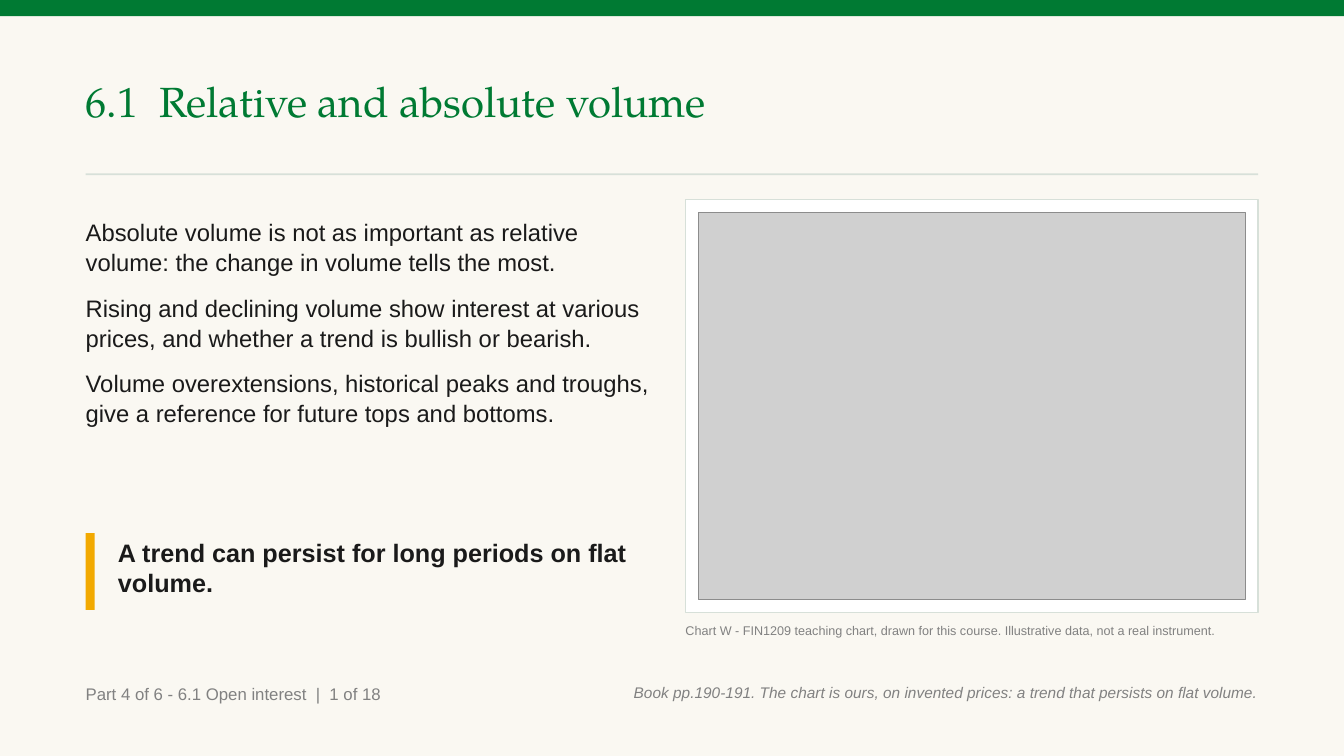
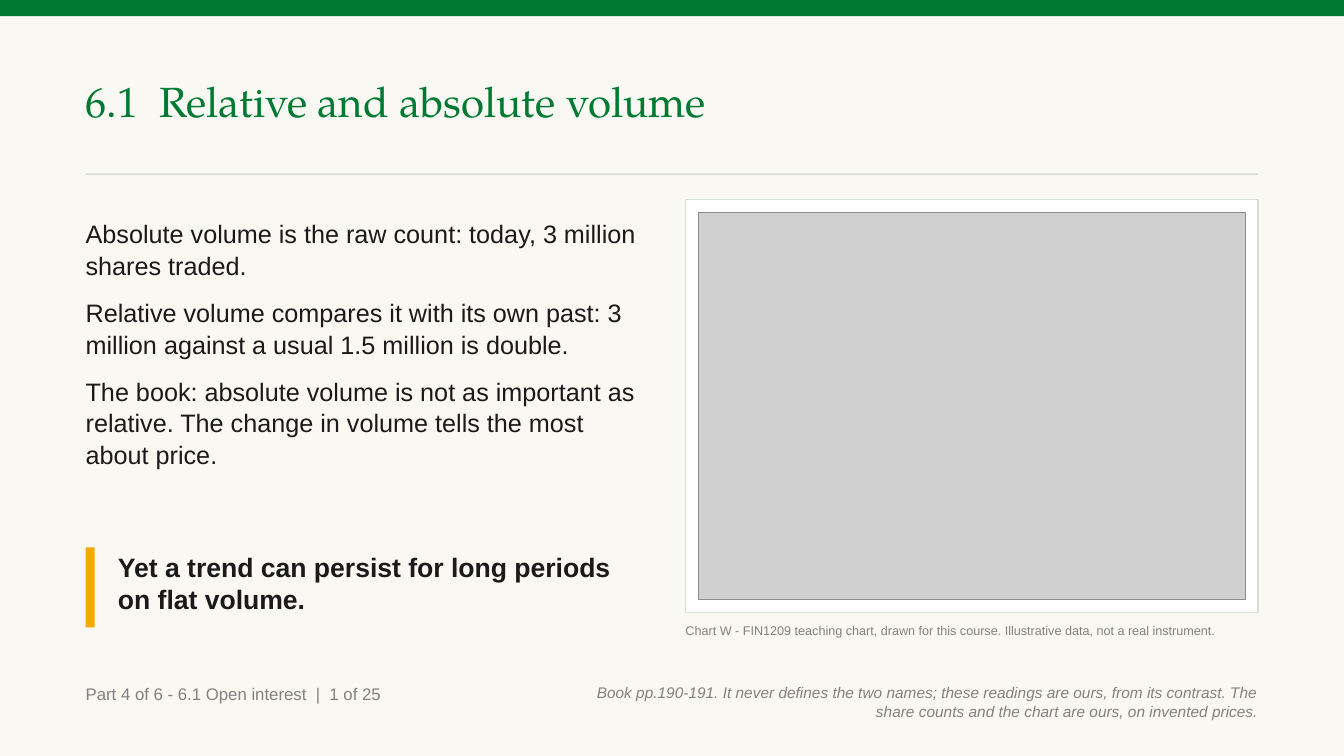
Before and after one commit to benjiesotelo-sudo/Telos_FIN1209, a slide deck: slide 52 of chapter-06/FIN1209-Chapter-06-Student-Edition.pptx (slide 56 before the commit). Drawn at 1344x756 pixels with LibreOffice and Linux fonts; fonts in the diff are those of the drawing; grey boxes stand for pictures. Boxes give left, top, right and bottom in pixels: in the first picture for what was removed or moved away, otherwise in the second. Text is boxed around its words. In the diff, an @@ line names an element or a change of style, - is before the commit and + after.

```diff
--- a/chapter-06/FIN1209-Chapter-06-Student-Edition.pptx
+++ b/chapter-06/FIN1209-Chapter-06-Student-Edition.pptx
@@ text at (86,224,635,470): text changed; size 17 to 18 pt @@
-Absolute volume is not as important as relative volume: the change in volume tells the most.
-Rising and declining volume show interest at various prices, and whether a trend is bullish or bearish.
-Volume overextensions, historical peaks and troughs, give a reference for future tops and bottoms.
+Absolute volume is the raw count: today, 3 million shares traded.
+Relative volume compares it with its own past: 3 million against a usual 1.5 million is double.
+The book: absolute volume is not as important as relative. The change in volume tells the most about price.
@@ rectangle: place and size @@
-rectangle at (86,533,95,610)
+rectangle at (86,547,95,627)
@@ text at (118,557,610,610): text changed; size 18 to 19 pt @@
-A trend can persist for long periods on flat volume.
+Yet a trend can persist for long periods on flat volume.
@@ text at (86,688,381,704): text changed @@
-Part 4 of 6 - 6.1 Open interest | 1 of 18
+Part 4 of 6 - 6.1 Open interest | 1 of 25
@@ text at (597,687,1257,720): text changed @@
-Book pp.190-191. The chart is ours, on invented prices: a trend that persists on flat volume.
+Book pp.190-191. It never defines the two names; these readings are ours, from its contrast. The share counts and the chart are ours, on invented prices.
```
Also in this commit, not shown: 31 other slides changed, 6 slides added, 3 slides removed, 3 other files.
